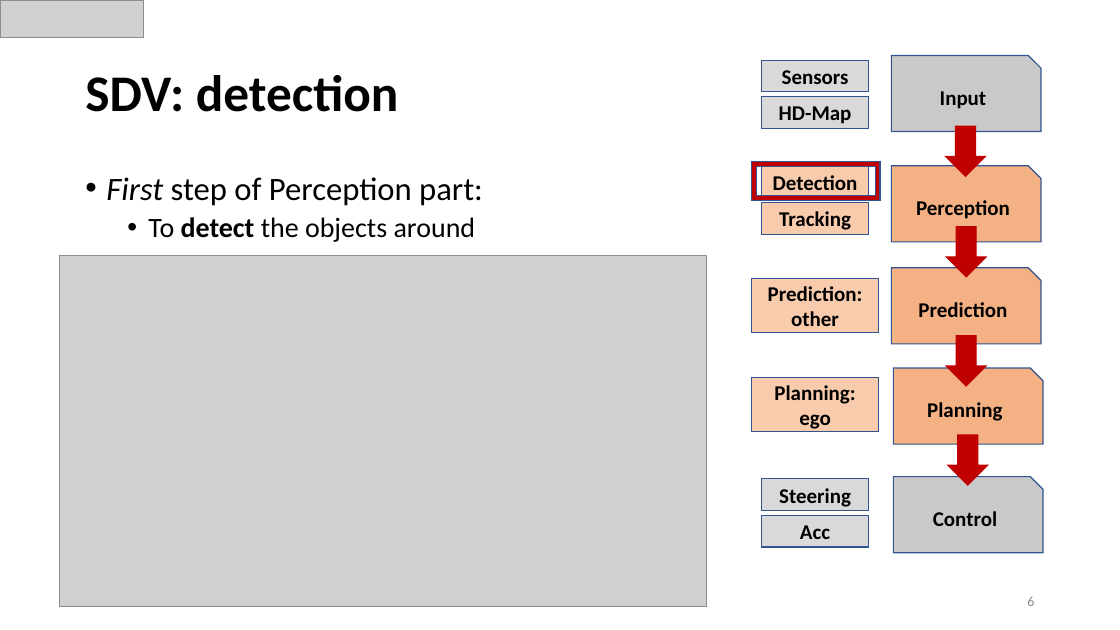
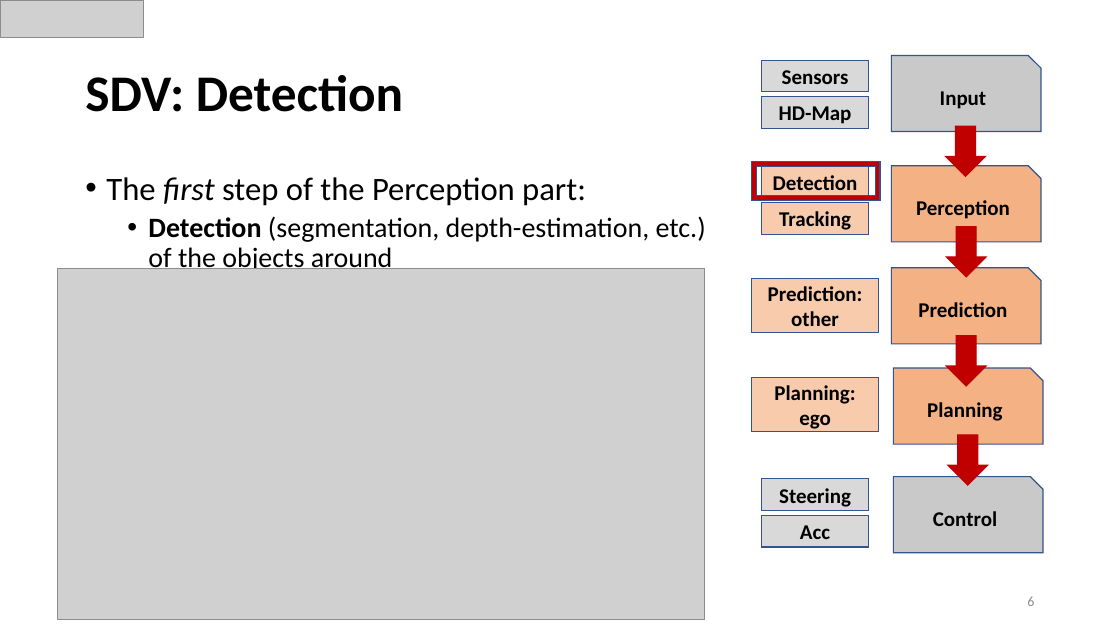
Before and after one commit to papermsucode/sirius2021tp, a slide deck: slide 6 of Presentations/Sirius_TP.pptx. Drawn at 1120x630 pixels with LibreOffice and Linux fonts; fonts in the diff are those of the drawing; grey boxes stand for pictures. Boxes give left, top, right and bottom in pixels: in the first picture for what was removed or moved away, otherwise in the second. Text is boxed around its words. In the diff, an @@ line names an element or a change of style, - is before the commit and + after.

```diff
--- a/Presentations/Sirius_TP.pptx
+++ b/Presentations/Sirius_TP.pptx
@@ title at [85, 75, 403, 112]: text changed @@
-SDV: detection
+SDV: Detection
@@ text at [106, 177, 706, 274]: text changed; size 28 to 24 pt @@
-• First step of Perception part:
-  • To detect the objects around
+• The first step of the Perception part:
+  • Detection (segmentation, depth-estimation, etc.) of the objects around
@@ picture: place and size @@
-picture at [60, 255, 707, 607]
+picture at [58, 269, 705, 620]
```
Also in this commit, not shown: 10 other slides changed, 6 slides added, 1 slide removed.
